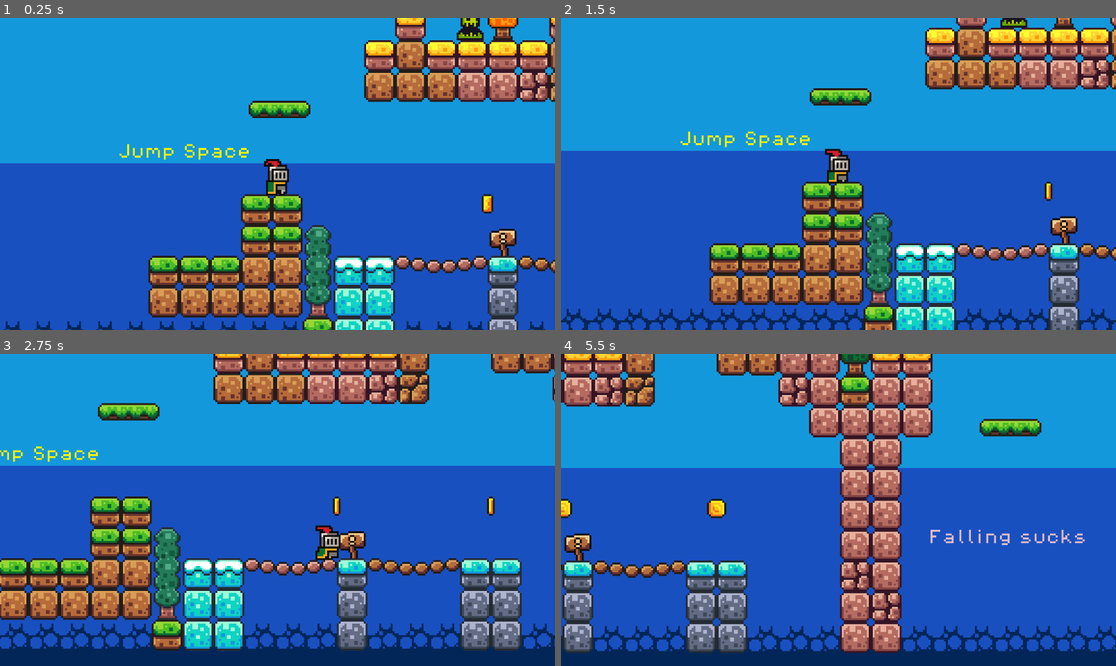
Above: before the commit, frames 1-4 (two rows, left to right).
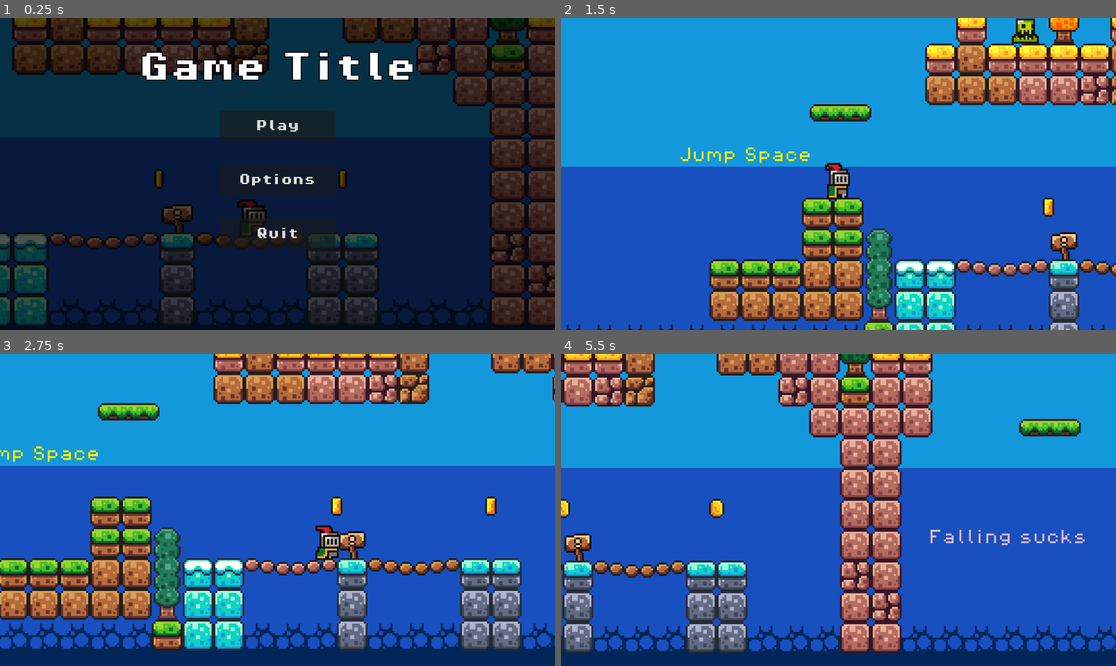
Above: after the commit, the same moments.

Repository: JudahSan/echoes_of_elysium-godot-port
Game: Godot game, scene res://scenes/main_menu/menu.tscn
Two runs of this game, one before a commit and one after it. Both use one fixed random seed, a clock stepped at 60 frames per second and the inputs below. Before the commit the project starts from res://scenes/game.tscn.
Inputs (mouse positions are in pixels of both pictures, inside the frame that each line leads up to):
- Up to frame 1 (0.25 s): no input
- Up to frame 2 (1.5 s): click (838, 180) at 0.5 s, where only the run after the commit has a clickable "Options"; click (838, 127) at 1.25 s, where only the run after the commit has a clickable "Play"
- Up to frame 3 (2.75 s): tap Enter at 2 s; hold Right (move_right) from 2.03 s (still down); tap Space (jump) at 2.27 s
- Up to frame 4 (5.5 s): tap Space (jump) at 3.02, 4.52, 5.27 s; release Right (move_right) at 3.53 s; hold Left (move_left) 3.53-4.28 s; hold Right (move_right) from 4.28 s (still down)

The runs differ from the first frame. In frame 1, 98% of the frame differs, in the area x 0-100%, y 0-100%; in frame 2, 31%; in frame 3, 0.2%; in frame 4, 1.2%.

Commit message:
Add game menu

Diff:
--- a/project.godot
+++ b/project.godot
@@ -11,7 +11,7 @@
 [application]
 
 config/name="Godot Intro"
-run/main_scene="res://scenes/game.tscn"
+run/main_scene="res://scenes/main_menu/menu.tscn"
 config/features=PackedStringArray("4.2", "Forward Plus")
 config/icon="res://icon.svg"
 
--- a/scenes/coin.tscn
+++ b/scenes/coin.tscn
@@ -98,6 +98,45 @@
 
 [sub_resource type="CircleShape2D" id="CircleShape2D_fggyh"]
 radius = 5.09902
+
+[sub_resource type="Animation" id="Animation_oa6vc"]
+length = 0.001
+tracks/0/type = "value"
+tracks/0/imported = false
+tracks/0/enabled = true
+tracks/0/path = NodePath("AnimatedSprite2D:visible")
+tracks/0/interp = 1
+tracks/0/loop_wrap = true
+tracks/0/keys = {
+"times": PackedFloat32Array(0),
+"transitions": PackedFloat32Array(1),
+"update": 1,
+"values": [true]
+}
+tracks/1/type = "value"
+tracks/1/imported = false
+tracks/1/enabled = true
+tracks/1/path = NodePath("CollisionShape2D:disabled")
+tracks/1/interp = 1
+tracks/1/loop_wrap = true
+tracks/1/keys = {
+"times": PackedFloat32Array(0),
+"transitions": PackedFloat32Array(1),
+"update": 1,
+"values": [false]
+}
+tracks/2/type = "value"
+tracks/2/imported = false
+tracks/2/enabled = true
+tracks/2/path = NodePath("PickupSound:playing")
+tracks/2/interp = 1
+tracks/2/loop_wrap = true
+tracks/2/keys = {
+"times": PackedFloat32Array(0),
+"transitions": PackedFloat32Array(1),
+"update": 1,
+"values": [false]
+}
 
 [sub_resource type="Animation" id="Animation_irc6x"]
 resource_name = "pickup"
@@ -152,45 +191,6 @@
 }]
 }
 
-[sub_resource type="Animation" id="Animation_oa6vc"]
-length = 0.001
-tracks/0/type = "value"
-tracks/0/imported = false
-tracks/0/enabled = true
-tracks/0/path = NodePath("AnimatedSprite2D:visible")
-tracks/0/interp = 1
-tracks/0/loop_wrap = true
-tracks/0/keys = {
-"times": PackedFloat32Array(0),
-"transitions": PackedFloat32Array(1),
-"update": 1,
-"values": [true]
-}
-tracks/1/type = "value"
-tracks/1/imported = false
-tracks/1/enabled = true
-tracks/1/path = NodePath("CollisionShape2D:disabled")
-tracks/1/interp = 1
-tracks/1/loop_wrap = true
-tracks/1/keys = {
-"times": PackedFloat32Array(0),
-"transitions": PackedFloat32Array(1),
-"update": 1,
-"values": [false]
-}
-tracks/2/type = "value"
-tracks/2/imported = false
-tracks/2/enabled = true
-tracks/2/path = NodePath("PickupSound:playing")
-tracks/2/interp = 1
-tracks/2/loop_wrap = true
-tracks/2/keys = {
-"times": PackedFloat32Array(0),
-"transitions": PackedFloat32Array(1),
-"update": 1,
-"values": [false]
-}
-
 [sub_resource type="AnimationLibrary" id="AnimationLibrary_di1wc"]
 _data = {
 "RESET": SubResource("Animation_oa6vc"),
--- /dev/null
+++ b/scenes/main_menu/menu.tscn
@@ -0,0 +1,109 @@
+[gd_scene load_steps=4 format=3 uid="uid://xii8asx3xonf"]
+
+[ext_resource type="Script" path="res://scripts/menu.gd" id="1_u3kpp"]
+[ext_resource type="Texture2D" uid="uid://dmwpae3aairaf" path="res://Background.png" id="2_rjfqj"]
+[ext_resource type="FontFile" uid="uid://0k34y7inv3o6" path="res://assets/fonts/PixelOperator8-Bold.ttf" id="3_dayob"]
+
+[node name="Main_Menu" type="Control"]
+layout_mode = 3
+anchors_preset = 15
+anchor_right = 1.0
+anchor_bottom = 1.0
+grow_horizontal = 2
+grow_vertical = 2
+script = ExtResource("1_u3kpp")
+
+[node name="TextureRect" type="TextureRect" parent="."]
+modulate = Color(0.31802, 0.31802, 0.31802, 1)
+layout_mode = 1
+anchors_preset = 15
+anchor_right = 1.0
+anchor_bottom = 1.0
+grow_horizontal = 2
+grow_vertical = 2
+texture = ExtResource("2_rjfqj")
+
+[node name="MarginContainer" type="MarginContainer" parent="."]
+layout_mode = 1
+anchors_preset = 15
+anchor_right = 1.0
+anchor_bottom = 1.0
+grow_horizontal = 2
+grow_vertical = 2
+theme_override_constants/margin_left = 12
+theme_override_constants/margin_top = 12
+theme_override_constants/margin_right = 12
+theme_override_constants/margin_bottom = 12
+
+[node name="VBoxContainer" type="VBoxContainer" parent="MarginContainer"]
+clip_contents = true
+layout_mode = 2
+size_flags_vertical = 0
+theme_override_constants/separation = 60
+
+[node name="Seperator" type="Control" parent="MarginContainer/VBoxContainer"]
+layout_mode = 2
+
+[node name="Label" type="Label" parent="MarginContainer/VBoxContainer"]
+layout_mode = 2
+theme_override_colors/font_outline_color = Color(0, 0, 0, 1)
+theme_override_constants/shadow_offset_x = 6
+theme_override_constants/shadow_offset_y = 6
+theme_override_constants/outline_size = 8
+theme_override_fonts/font = ExtResource("3_dayob")
+theme_override_font_sizes/font_size = 64
+text = "Game Title"
+horizontal_alignment = 1
+vertical_alignment = 1
+
+[node name="HBoxContainer" type="HBoxContainer" parent="MarginContainer"]
+layout_mode = 2
+alignment = 1
+
+[node name="VBoxContainer" type="VBoxContainer" parent="MarginContainer/HBoxContainer"]
+layout_mode = 2
+size_flags_vertical = 4
+theme_override_constants/separation = 24
+alignment = 1
+
+[node name="Seperator2" type="Control" parent="MarginContainer/HBoxContainer/VBoxContainer"]
+layout_mode = 2
+
+[node name="Play" type="Button" parent="MarginContainer/HBoxContainer/VBoxContainer"]
+custom_minimum_size = Vector2(240, 64)
+layout_mode = 2
+size_flags_vertical = 3
+theme_override_constants/outline_size = 0
+theme_override_fonts/font = ExtResource("3_dayob")
+theme_override_font_sizes/font_size = 24
+text = "Play
+"
+
+[node name="Seperator3" type="Control" parent="MarginContainer/HBoxContainer/VBoxContainer"]
+layout_mode = 2
+
+[node name="Options" type="Button" parent="MarginContainer/HBoxContainer/VBoxContainer"]
+custom_minimum_size = Vector2(240, 64)
+layout_mode = 2
+size_flags_vertical = 3
+theme_override_constants/outline_size = 0
+theme_override_fonts/font = ExtResource("3_dayob")
+theme_override_font_sizes/font_size = 24
+text = "Options
+"
+
+[node name="Seperator4" type="Control" parent="MarginContainer/HBoxContainer/VBoxContainer"]
+layout_mode = 2
+
+[node name="Quit" type="Button" parent="MarginContainer/HBoxContainer/VBoxContainer"]
+custom_minimum_size = Vector2(240, 64)
+layout_mode = 2
+size_flags_vertical = 3
+theme_override_constants/outline_size = 0
+theme_override_fonts/font = ExtResource("3_dayob")
+theme_override_font_sizes/font_size = 24
+text = "Quit"
+
+[connection signal="pressed" from="MarginContainer/HBoxContainer/VBoxContainer/Play" to="." method="_on_play_pressed"]
+[connection signal="pressed" from="MarginContainer/HBoxContainer/VBoxContainer/Options" to="." method="_on_options_pressed"]
+[connection signal="pressed" from="MarginContainer/HBoxContainer/VBoxContainer/Quit" to="." method="_on_quit_pressed"]
--- /dev/null
+++ b/scripts/menu.gd
@@ -0,0 +1,22 @@
+class_name MainMenu
+extends Control
+
+@onready var options = $MarginContainer/HBoxContainer/VBoxContainer/Options as Button
+@onready var quit = $MarginContainer/HBoxContainer/VBoxContainer/Quit as Button
+@onready var play = $MarginContainer/HBoxContainer/VBoxContainer/Play as Button
+
+# Preload scene and keep it in memory
+@onready var start_level = preload("res://scenes/game.tscn") as PackedScene
+
+func _ready():
+	play.button_down.connect(_on_play_pressed)
+	quit.button_down.connect(_on_quit_pressed)
+
+func _on_play_pressed():
+	get_tree().change_scene_to_packed(start_level)
+
+func _on_options_pressed():
+	pass # Replace with function body.
+
+func _on_quit_pressed():
+	get_tree().quit()
Binary file added: Background.png
Not shown, added: Background.png.import
Not shown, changed: README.md
